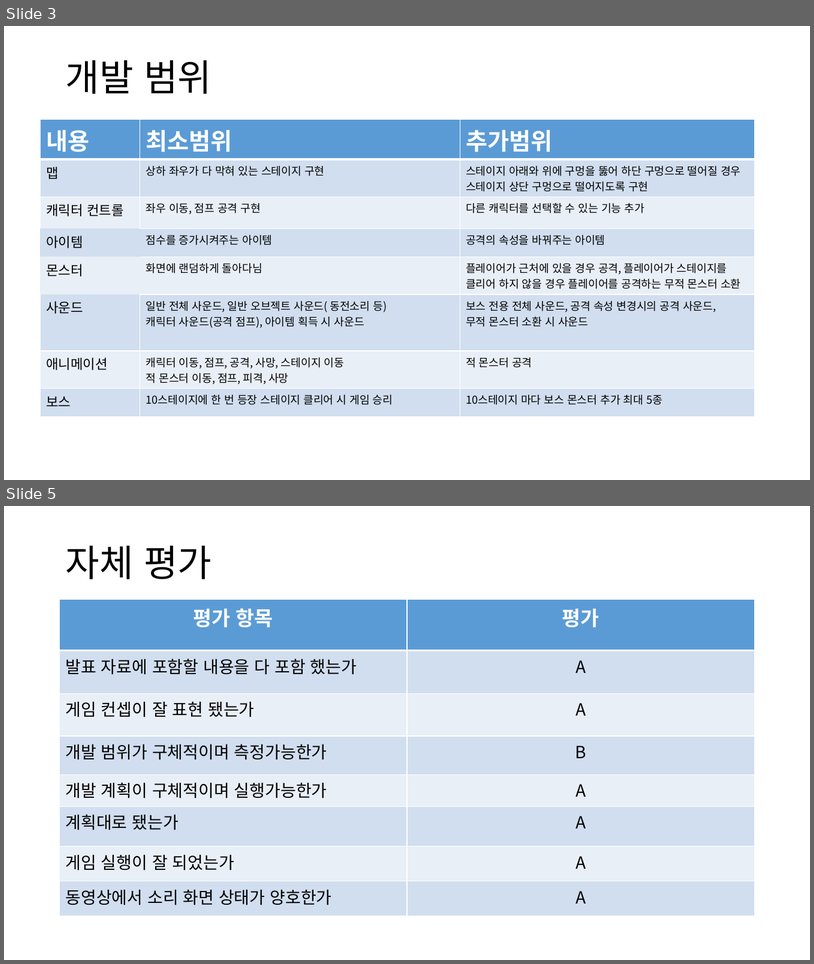
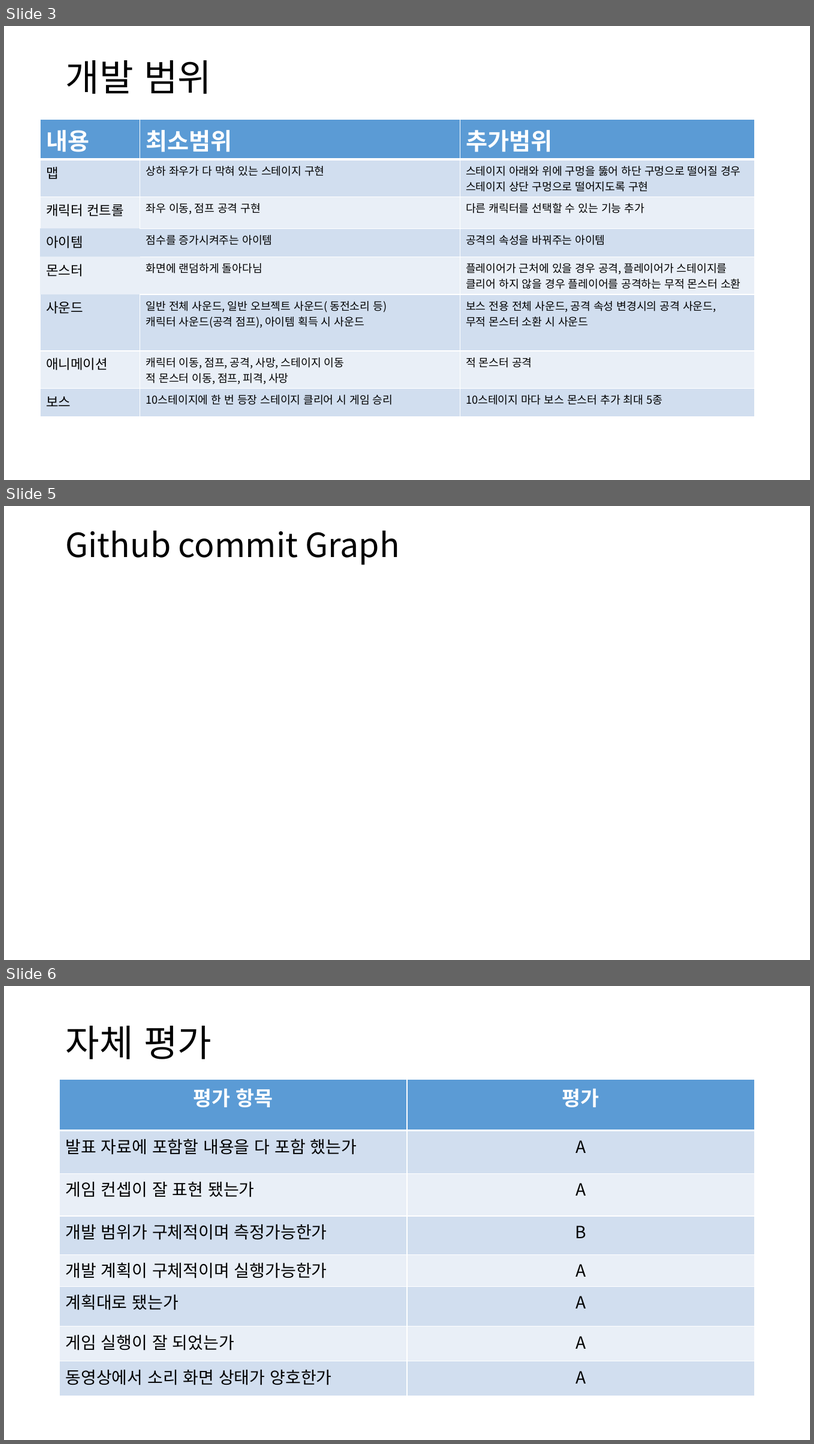
Before and after one commit to NadanKim/BubbleBobble_Copy, a slide deck: 2013180003 김나단 2차발표 ppt.pptx. Shown one above the other, each under a label of ours: slides 3 and 5 before the commit, slides 3, 5 and 6 after it; the slides between them are not shown. The pictures are 814x964 and 814x1444 pixels, drawn with LibreOffice and Linux fonts; fonts in the diff are those of the drawing; background and template pictures are left out. Boxes give left, top, right and bottom in pixels: in the first picture for what was removed or moved away, otherwise in the second. Text is boxed around its words. In the diff, an @@ line names an element or a change of style, - is before the commit and + after.

```diff
--- a/2013180003 김나단 2차발표 ppt.pptx
+++ b/2013180003 김나단 2차발표 ppt.pptx
@@ slide 5 added at box(4, 506, 810, 960), background picture (left out) @@
@@ title added at box(65, 531, 400, 565), 39.6 pt, text #000000 @@
+Github commit Graph
@@ what was slide 5 is now slide 6 @@
```
Also in this commit, not shown: 1 slide changed, 5 other files.
